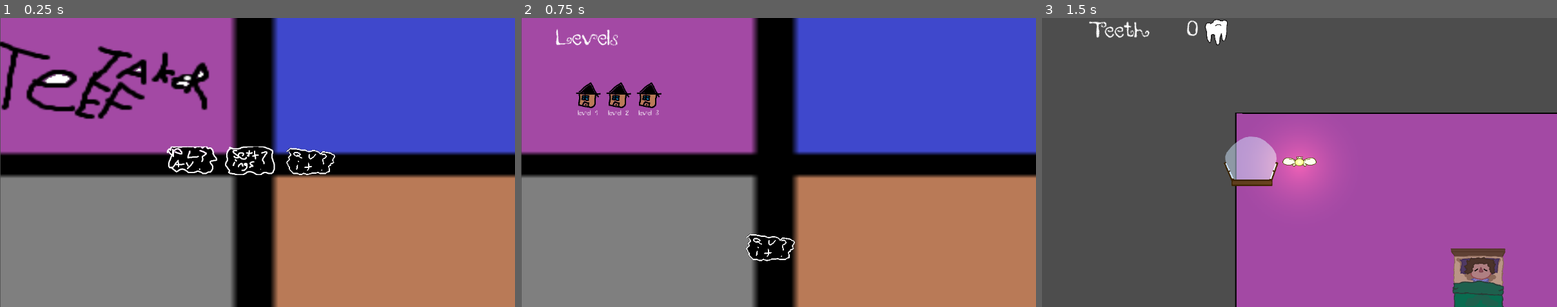
Above: before the commit, frames 1-3 (left to right).
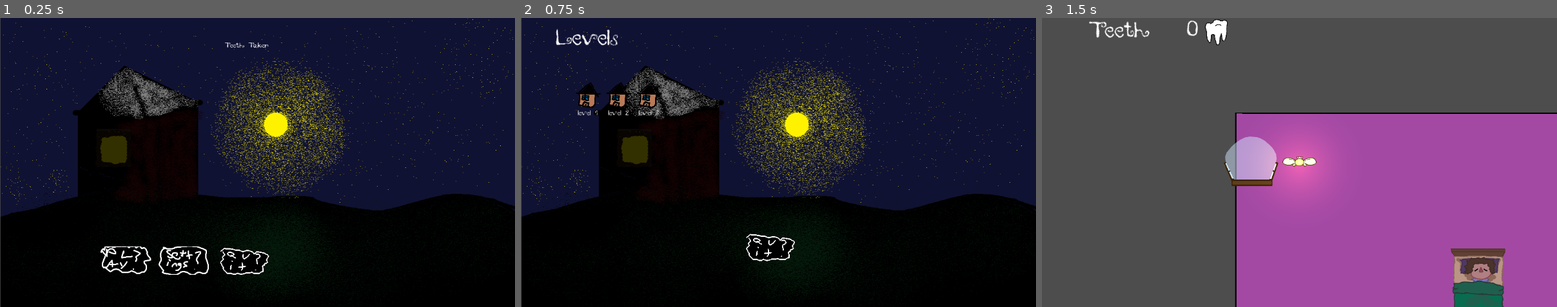
Above: after the commit, the same moments.

Repository: Cthulhu5227/Collector_videogame
Game: Godot game, scene res://main_menu.tscn
Two runs of this game, one before a commit and one after it. Both use one fixed random seed, a clock stepped at 60 frames per second and the inputs below.
Inputs (mouse positions are in pixels of both pictures, inside the frame that each line leads up to; where the layout moved, square brackets give the same spot in the first picture):
- Up to frame 1 (0.25 s): no input
- Up to frame 2 (0.75 s): click (649, 260) [716, 159] at 0.5 s
- Up to frame 3 (1.5 s): click "level 1" at 1.25 s

The runs differ from the first frame. In frame 1, 95% of the frame differs, in the area x 0-100%, y 0-100%; in frame 2, 95%; in frame 3, nothing differs.

Commit message:
enemy tracking

Diff:
--- a/enemy.gd
+++ b/enemy.gd
@@ -54,7 +54,7 @@
 func _process(delta):
 
 	if !lost_sus:
-		_lost_sus(delta)
+		_lost_suspicion(delta)
 	elif !tracking_player && sus_meter == 0.0:
 		_bounce_movement(delta)
 	elif tracking_player && sus_meter >= 0.0:
@@ -69,11 +69,15 @@
 	if !tracking_player && sus_meter > 0.0:
 		tracking_player = true
 		rotation_speed = 0.75
+
 	elif !tracking_player && sus_meter == 0.0:
 		prev_enemy_direction = rotation
 		prev_enemy_pos = global_position
 		Ui.get_node("audio_control").play_sound(1)
 		tracking_player = true
+		if !lost_sus:
+			lost_sus = true
+
 		rotation_speed = 0.75
 
 func _player_left():
@@ -110,7 +114,6 @@
 func _detecting_player(delta):
 	enemy_sprite.play()
 	# Match the vision cone to the enemy's rotation
-
 	# Rotate to face player
 	var direction = player.global_position - global_position
 	var target_angle = direction.angle()
@@ -122,8 +125,7 @@
 	global_position += (player.global_position - global_position).normalized() * enemy_speed * delta
 
 	if sus_meter > SUS_METER_MAX:
-		#game_over()
-		#print("Game Over")
+		#Ui.game_over_screen()
 		pass
 	else:
 		sus_meter += SUS_RATE * delta
@@ -148,14 +150,14 @@
 	sus_meter = max(sus_meter - SUS_RATE * delta, 0.0)
 	if sus_meter == 0.0:
 		lost_sus = false
-		scale.x *= -1
 
-func _lost_sus(delta):
+func _lost_suspicion(delta):
 	var point = get_global_point_on_path(get_parent(), progress_ratio)
 	position = position.move_toward(point, enemy_speed * delta)
 	if position == point:
 		lost_sus = true
-		scale.x *= -1
+	else:
+		look_at(point)
 
 func get_global_point_on_path(path2d: Path2D, ratio: float) -> Vector2:
 	var curve := path2d.curve
--- a/enemy.tscn
+++ b/enemy.tscn
@@ -55,7 +55,7 @@
 [node name="enemy_sight" type="CollisionPolygon2D" parent="vision_cone"]
 position = Vector2(260, 0)
 scale = Vector2(20.000008, 15.000004)
-polygon = PackedVector2Array(-13.482, 0, 10.567496, -11.466664, 10.717496, 11.199998)
+polygon = PackedVector2Array(-19.849993, 0.13333331, 10.567496, -11.466664, 10.717496, 11.199998)
 
 [node name="sus_meter" type="ProgressBar" parent="."]
 anchors_preset = 5
--- a/level_menu.tscn
+++ b/level_menu.tscn
@@ -1,7 +1,7 @@
 [gd_scene load_steps=8 format=3 uid="uid://vwwap5brwk8m"]
 
 [ext_resource type="Script" uid="uid://emsltq2jrsih" path="res://level_menu.gd" id="1_lnidy"]
-[ext_resource type="Texture2D" uid="uid://cri34ib356pr2" path="res://assets/tiles_test.png" id="1_mcy63"]
+[ext_resource type="Texture2D" uid="uid://dsf2v8vjsxxab" path="res://assets/title screen.png" id="2_gd4f1"]
 [ext_resource type="Texture2D" uid="uid://d4lasqjwyn2xn" path="res://assets/quit_test.png" id="2_w32vy"]
 [ext_resource type="Texture2D" uid="uid://c5kahe2avqb5h" path="res://assets/quit_hover_test.png" id="3_gd4f1"]
 [ext_resource type="Script" uid="uid://bslujryosl65c" path="res://quit_button.gd" id="4_7blhc"]
@@ -26,7 +26,7 @@
 offset_top = -12.0
 offset_right = 1183.0
 offset_bottom = 636.0
-texture = ExtResource("1_mcy63")
+texture = ExtResource("2_gd4f1")
 
 [node name="Label" type="Label" parent="."]
 layout_mode = 0
--- a/main_menu.tscn
+++ b/main_menu.tscn
@@ -1,5 +1,6 @@
-[gd_scene load_steps=12 format=3 uid="uid://dfr3jgs12x1bd"]
+[gd_scene load_steps=11 format=3 uid="uid://dfr3jgs12x1bd"]
 
+[ext_resource type="Texture2D" uid="uid://dsf2v8vjsxxab" path="res://assets/title screen.png" id="1_0o4t1"]
 [ext_resource type="Texture2D" uid="uid://bdjkb2g2hs0ws" path="res://assets/play_test.png" id="1_8qtwp"]
 [ext_resource type="Texture2D" uid="uid://jdgfcuenow48" path="res://assets/play_hover_test.png" id="2_dy7ct"]
 [ext_resource type="Script" uid="uid://l2woama34ovk" path="res://play_button.gd" id="3_0o4t1"]
@@ -9,8 +10,6 @@
 [ext_resource type="Texture2D" uid="uid://d4lasqjwyn2xn" path="res://assets/quit_test.png" id="6_iotk1"]
 [ext_resource type="Texture2D" uid="uid://c5kahe2avqb5h" path="res://assets/quit_hover_test.png" id="7_w44g7"]
 [ext_resource type="Script" uid="uid://bslujryosl65c" path="res://quit_button.gd" id="8_cm266"]
-[ext_resource type="Texture2D" uid="uid://cri34ib356pr2" path="res://assets/tiles_test.png" id="10_0k4wn"]
-[ext_resource type="Texture2D" uid="uid://d05rtt2fhtkah" path="res://assets/title_card_test.png" id="11_j5v2v"]
 
 [node name="Main Menu" type="Control"]
 layout_mode = 3
@@ -27,22 +26,14 @@
 offset_top = -12.0
 offset_right = 1183.0
 offset_bottom = 636.0
-texture = ExtResource("10_0k4wn")
-
-[node name="title" type="TextureRect" parent="."]
-layout_mode = 0
-offset_left = 5.0
-offset_top = 38.0
-offset_right = 516.0
-offset_bottom = 250.0
-texture = ExtResource("11_j5v2v")
+texture = ExtResource("1_0o4t1")
 
 [node name="HBoxContainer" type="HBoxContainer" parent="."]
 layout_mode = 0
-offset_left = 398.0
-offset_top = 276.0
-offset_right = 790.0
-offset_bottom = 340.0
+offset_left = 250.0
+offset_top = 500.0
+offset_right = 642.0
+offset_bottom = 564.0
 
 [node name="play_button" type="TextureButton" parent="HBoxContainer"]
 layout_mode = 2
@@ -62,5 +53,13 @@
 texture_hover = ExtResource("7_w44g7")
 script = ExtResource("8_cm266")
 
+[node name="Title" type="Label" parent="."]
+layout_mode = 0
+offset_left = 532.0
+offset_top = 41.0
+offset_right = 630.0
+offset_bottom = 58.0
+text = "Teeth Taker"
+
 [connection signal="pressed" from="HBoxContainer/play_button" to="HBoxContainer/play_button" method="_on_pressed"]
 [connection signal="pressed" from="HBoxContainer/settings_button" to="HBoxContainer/play_button" method="_on_settings_button_pressed"]
